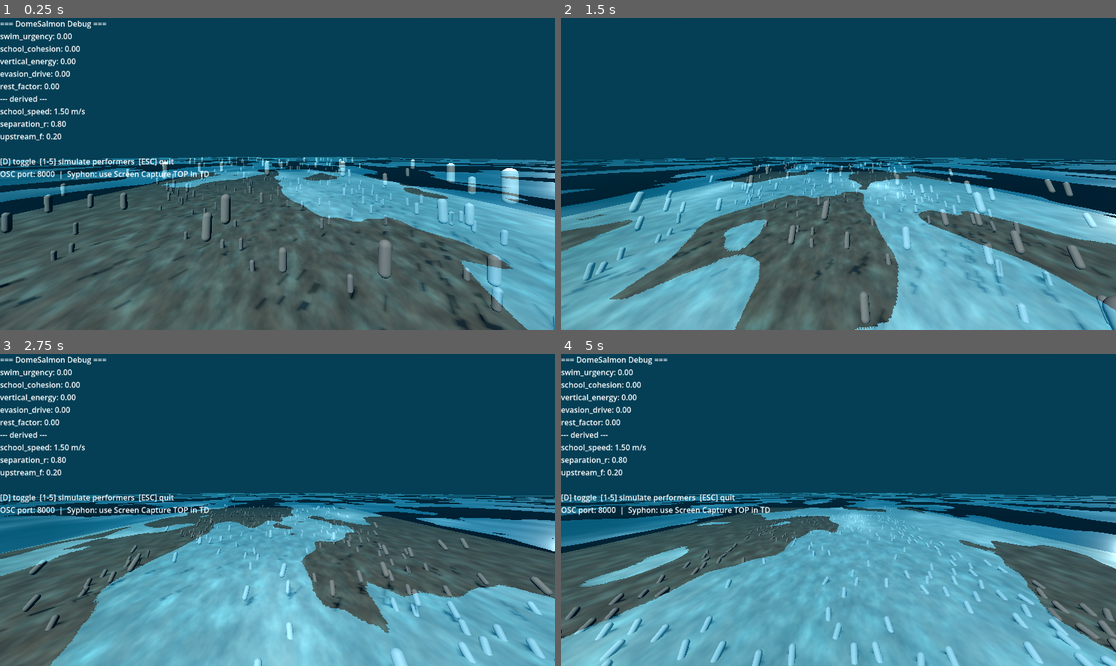
Above: before the commit, frames 1-4 (two rows, left to right).
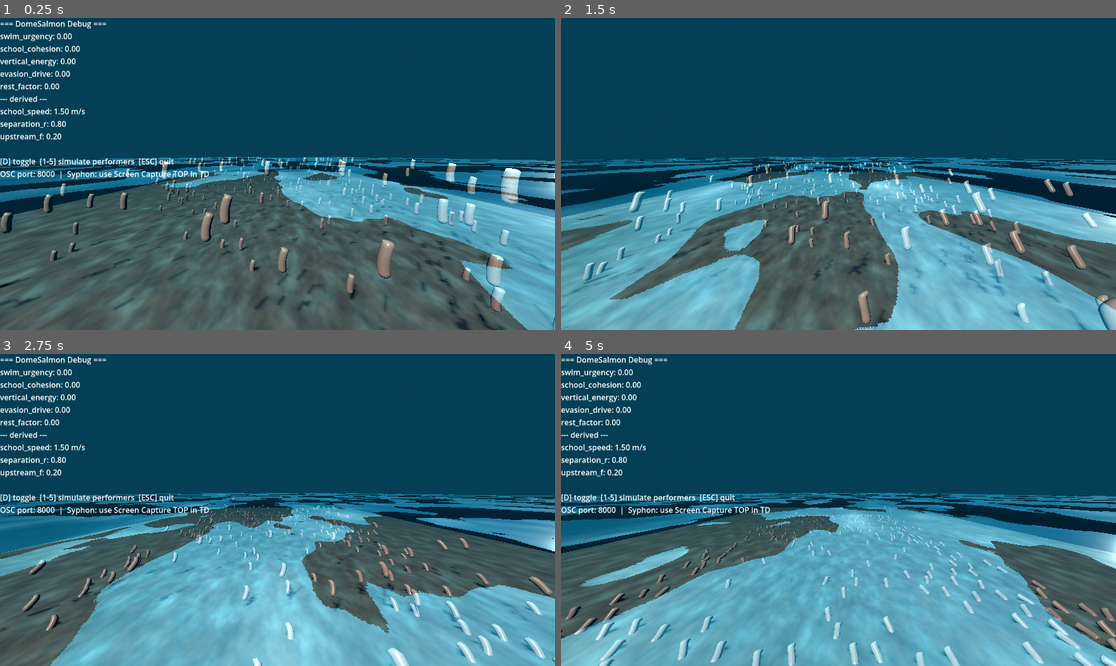
Above: after the commit, the same moments.

Repository: hollygrimm/dome-salmon
Game: Godot game, scene res://scenes/Main.tscn
The game is run twice, just before and just after one commit, with the same random seed, the same clock (stepped at 60 frames per second) and the same inputs.
Inputs:
- Up to frame 1 (0.25 s): no input
- Up to frame 2 (1.5 s): tap Enter at 0.5 s; hold D 0.53-1.28 s; tap 1 at 0.6 s; tap 2 at 1.35 s
- Up to frame 3 (2.75 s): hold D from 2.03 s (still down); tap 3 at 2.1 s
- Up to frame 4 (5 s): tap 4 at 2.85 s; release D at 3.53 s; tap 5 at 3.6 s; tap 1 at 4.35 s

The runs differ from the first frame. In frame 1, 3.0% of the frame differs, in the area x 0-100%, y 44-100%; in frame 2, 2.7%; in frame 3, 2.3%; in frame 4, 3.1%, in the area x 0-100%, y 48-100%.

Commit message:
add salmon_body shader

Diff:
--- a/scripts/SalmonSchool.gd
+++ b/scripts/SalmonSchool.gd
@@ -41,6 +41,18 @@
 	var mesh := CapsuleMesh.new()
 	mesh.radius = 0.08
 	mesh.height = 0.5
+
+	# Apply salmon body shader
+	var mat := ShaderMaterial.new()
+	mat.shader = load("res://shaders/salmon_body.gdshader")
+	mat.set_shader_parameter("base_color", Color(0.72, 0.58, 0.52, 1.0))
+	mat.set_shader_parameter("belly_color", Color(0.88, 0.82, 0.76, 1.0))
+	mat.set_shader_parameter("spawn_color", Color(0.78, 0.18, 0.12, 1.0))
+	mat.set_shader_parameter("undulation_speed", 3.5)
+	mat.set_shader_parameter("undulation_amplitude", 0.06)
+	mat.set_shader_parameter("wave_frequency", 1.5)
+	mesh.surface_set_material(0, mat)
+
 	mm.mesh = mesh
 	multimesh = mm
 
